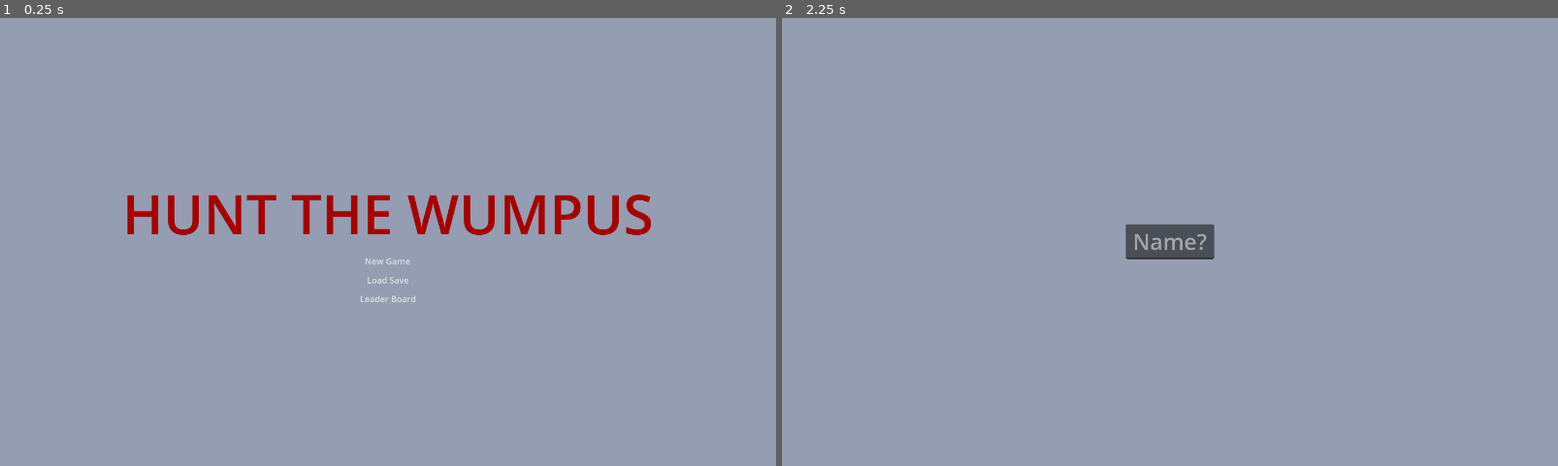
Above: before the commit, frames 1-2 (left to right).
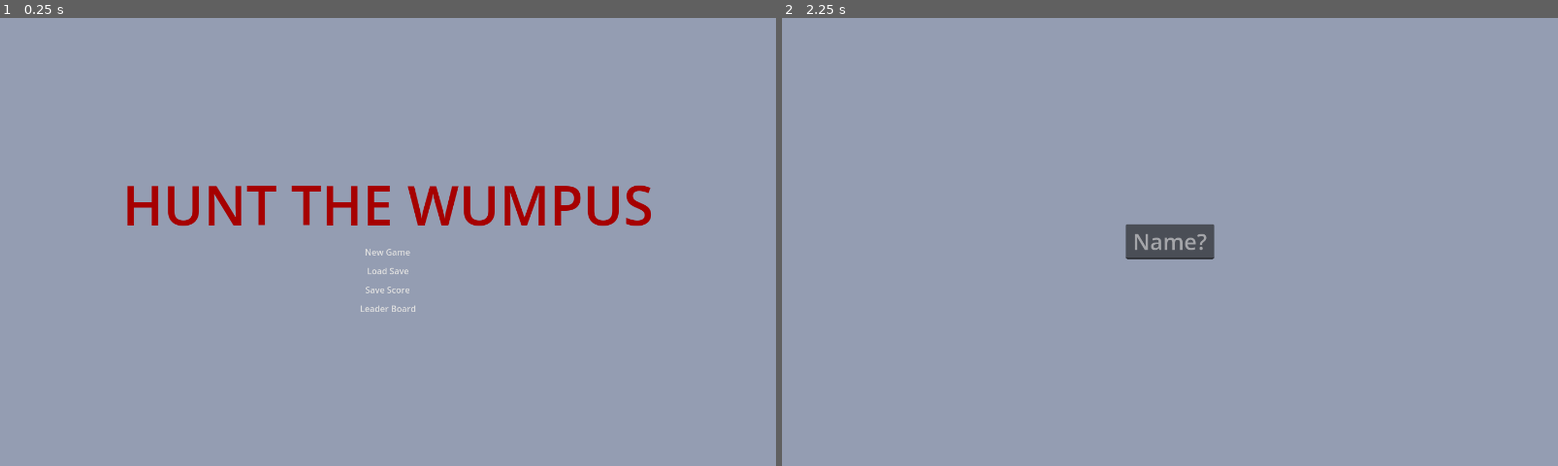
Above: after the commit, the same moments.

Repository: GCpeeper/HuntTheWampus
Game: Godot game, scene res://Scenes/main_menu.tscn
The game is run twice, just before and just after one commit, with the same random seed, the same clock (stepped at 60 frames per second) and the same inputs.
Inputs (mouse positions are in pixels of both pictures, inside the frame that each line leads up to):
- Up to frame 1 (0.25 s): no input
- Up to frame 2 (2.25 s): click "Load Save" at 0.5 s; click (1170, 291) at 1.25 s, where only the run after the commit has a clickable "Save Score"; click "New Game" at 2 s

The runs differ from the first frame. In frame 1, 2.6% of the frame differs, in the area x 16-84%, y 37-66%; in frame 2, nothing differs.

Commit message:
saving and loading stuff

Diff:
--- a/wampus-game/Scenes/main_menu.tscn
+++ b/wampus-game/Scenes/main_menu.tscn
@@ -68,10 +68,16 @@
 layout_mode = 2
 text = "Load Save"
 
+[node name="SaveGame" type="MenuButton" parent="VBoxContainer"]
+layout_mode = 2
+text = "Save Score"
+
 [node name="HighScores" type="MenuButton" parent="VBoxContainer"]
 layout_mode = 2
 text = "Leader Board"
 
 [connection signal="text_submitted" from="LineEdit" to="." method="_on_line_edit_text_submitted"]
 [connection signal="pressed" from="VBoxContainer/NewGame" to="." method="_on_new_game_pressed"]
+[connection signal="pressed" from="VBoxContainer/LoadGame" to="." method="_on_load_game_pressed"]
+[connection signal="pressed" from="VBoxContainer/SaveGame" to="." method="_on_save_game_pressed"]
 [connection signal="pressed" from="VBoxContainer/HighScores" to="." method="_on_high_scores_pressed"]
--- a/wampus-game/Scripts/main_menu.gd
+++ b/wampus-game/Scripts/main_menu.gd
@@ -1,5 +1,7 @@
 extends CenterContainer
 
+func _ready() -> void:
+	Global._loadScores()
 
 func _on_new_game_pressed() -> void:
 	$LineEdit.visible = true
@@ -13,3 +15,10 @@
 func _on_line_edit_text_submitted(new_text: String) -> void:
 	Global.username = new_text
 	get_tree().change_scene_to_file("res://Scenes/map.tscn")
+
+
+func _on_load_game_pressed() -> void:
+	Global._loadScores()
+
+func _on_save_game_pressed() -> void:
+	Global._saveScores()
